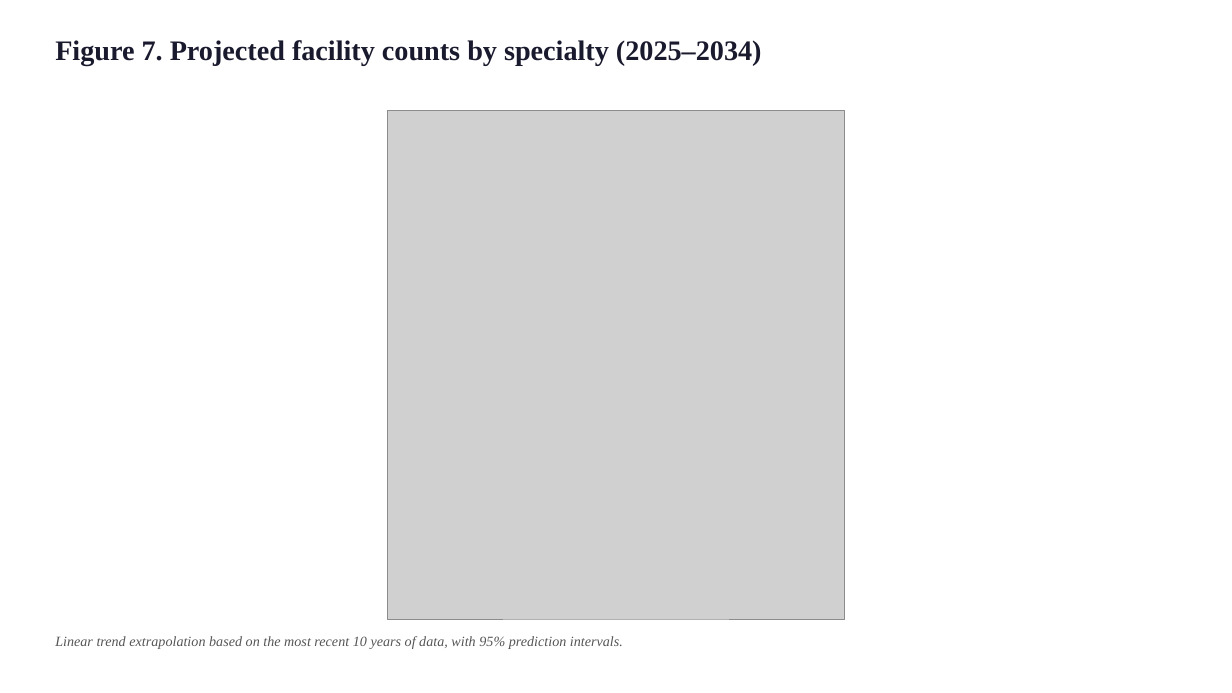
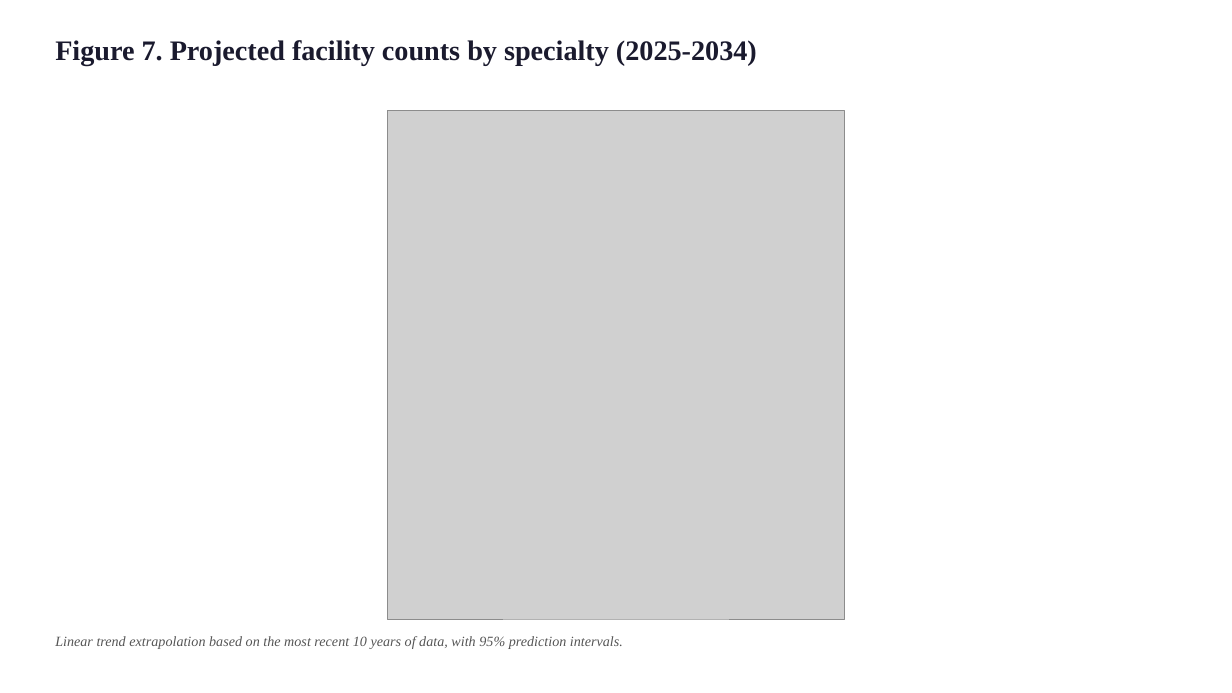
Before and after one commit to bougtoir/medical-accident-its-analysis, a slide deck: slide 8 of medical_accident_its_analysis/manuscript/bmj_figures_en.pptx. Drawn at 1232x693 pixels with LibreOffice and Linux fonts; fonts in the diff are those of the drawing; grey boxes stand for pictures. Boxes give left, top, right and bottom in pixels: in the first picture for what was removed or moved away, otherwise in the second. Text is boxed around its words. In the diff, an @@ line names an element or a change of style, - is before the commit and + after.

```diff
--- a/medical_accident_its_analysis/manuscript/bmj_figures_en.pptx
+++ b/medical_accident_its_analysis/manuscript/bmj_figures_en.pptx
@@ text at <box>55,40,757,65</box>: text changed @@
-Figure 7. Projected facility counts by specialty (2025–2034)
+Figure 7. Projected facility counts by specialty (2025-2034)
```
Also in this commit, not shown: 7 other slides changed, 40 other files.
